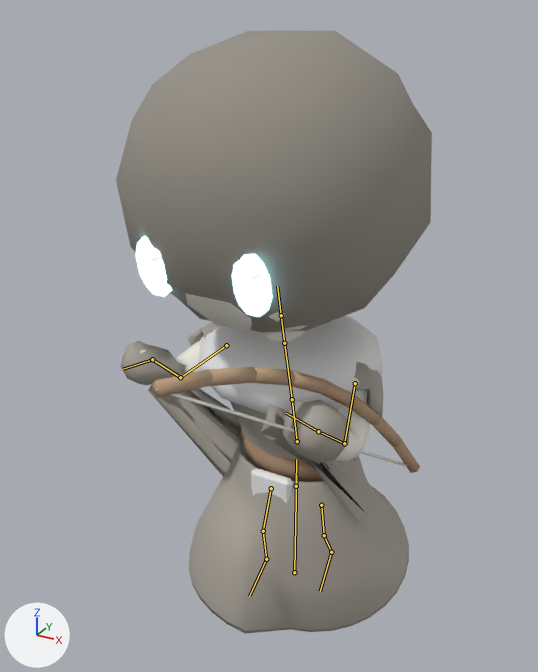
The glTF model assets/models/mob_skel_archer.glb, before and after one commit.
Both versions are drawn from a 50 mm lens placed at (0.857, -1.734, 1.694), pointed at (-0.017, -0.146, 0.9). The lights are fixed; the arrows at lower left show +X, +Y and +Z. The older version comes first. Both versions are drawn at frame 11 of the action 'block'; the numbers are the values there. The bones that bend it are drawn over the model as lines.

Objects in the first picture: 'arm_cloth_body_belt', 'arm_cloth_body_mantle', 'arm_cloth_body_sash', 'arm_cloth_body_skirt', 'arm_cloth_body_torso', 'arm_cloth_gloves_gloves', 'mob_skel_archer_body', 'mob_skel_archer_head', 'mob_skel_archer_head_eye', 'mob_skel_archer_head_eye_001', 'mob_skel_archer_head_hl', 'mob_skel_archer_head_hl_001', 'mob_skel_archer_hood', 'wpn_main_bow'.
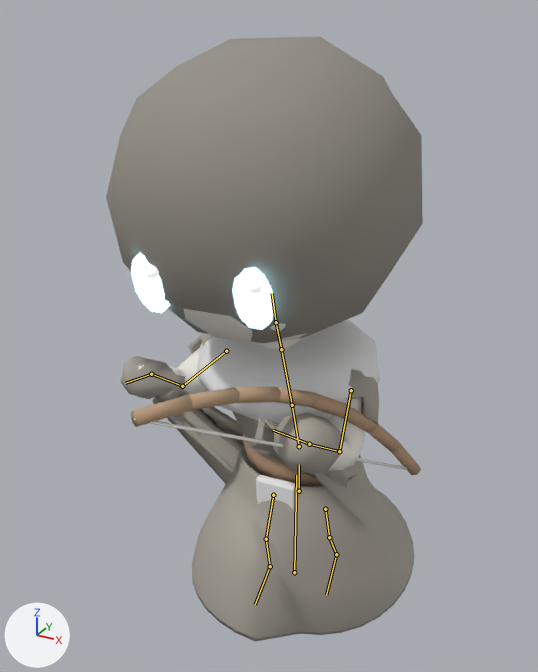
What the commit changed:
Bone 'hips' (bone_hips) moves from (0.0, -0.04, 0.0) to (0.013, -0.052, 0.005).
Bone 'hips' (bone_hips) turns from (0, 0, 0) to (0, 3, 1) degrees about its own x, y and z.
Bone 'spine' (bone_spine) turns from (11, -6, 0) to (12, -10, 0) degrees about its own x, y and z.
Bone 'chest' (bone_chest) turns from (1, 0, 0) to (2, -2, 0) degrees about its own x, y and z.
Bone 'neck' (bone_neck) turns from (0, 0, 0) to (0, 2, 0) degrees about its own x, y and z.
Bone 'head' (bone_head) turns from (-2, 4, 0) to (-3, 8, -1) degrees about its own x, y and z.
Bone 'forearm.L' (bone_forearm_l) turns from (-78, 0, 0) to (-76, 0, 0) degrees about its own x, y and z.
Bone 'upper_arm.R' (bone_upper_arm_r) turns from (-72, 34, 0) to (-71, 31, 0) degrees about its own x, y and z.
Bone 'forearm.R' (bone_forearm_r) turns from (-64, 0, 0) to (-62, 0, 0) degrees about its own x, y and z.
Bone 'thigh.L' (bone_thigh_l) turns from (14, 0, 0) to (17, 0, 0) degrees about its own x, y and z.
Bone 'shin.L' (bone_shin_l) turns from (14, 0, 0) to (10, 0, 0) degrees about its own x, y and z.
Bone 'thigh.R' (bone_thigh_r) turns from (-20, 0, 0) to (-25, 0, 0) degrees about its own x, y and z.
Bone 'shin.R' (bone_shin_r) turns from (28, 0, 0) to (34, 0, 0) degrees about its own x, y and z.
Bone 'foot.R' (bone_foot_r) turns from (0, 0, 0) to (-3, 0, 0) degrees about its own x, y and z.

Where the change shows, as pixel boxes (x1, y1, x2, y2) in the pictures (538 x 672 px):
'mob_skel_archer_hood', posed: before (116, 30, 432, 332); after (106, 36, 423, 343)
'arm_cloth_body_skirt', posed: before (148, 383, 409, 634); after (152, 390, 414, 641)
'arm_cloth_body_mantle', posed: before (199, 315, 383, 414); after (197, 320, 380, 423)
'wpn_main_bow', posed (9% wider, 18% shorter): before (153, 366, 420, 473); after (131, 387, 421, 475)
'arm_cloth_gloves_gloves', posed: before (120, 341, 349, 464); after (121, 356, 340, 475)
'arm_cloth_body_torso', posed (mostly hidden): before (188, 322, 383, 468); after (188, 333, 379, 474)
'mob_skel_archer_body', posed (mostly hidden): before (140, 331, 370, 461); after (138, 338, 365, 470)
'mob_skel_archer_head', posed: before (170, 292, 308, 335); after (167, 308, 307, 344)
'mob_skel_archer_head_eye_001', posed: before (232, 254, 273, 317); after (232, 267, 275, 330)
'mob_skel_archer_head_eye', posed: before (135, 236, 172, 297); after (131, 253, 170, 313)
'arm_cloth_body_belt', posed: before (240, 426, 323, 482); after (242, 432, 322, 487)
'arm_cloth_body_sash', posed: before (251, 468, 293, 503); after (256, 475, 299, 509)
bone 'hips', root to tip: before (296, 486) to (296, 459); after (299, 491) to (299, 464)
bone 'spine', root to tip: before (297, 441) to (292, 399); after (299, 446) to (292, 405)
bone 'chest', root to tip: before (292, 399) to (284, 343); after (292, 405) to (281, 349)
bone 'neck', root to tip: before (284, 343) to (281, 315); after (281, 349) to (276, 322)
bone 'head', root to tip: before (281, 315) to (277, 286); after (276, 322) to (272, 293)
bone 'forearm.L', root to tip: before (344, 443) to (318, 431); after (339, 451) to (309, 444)
bone 'upper_arm.R', root to tip: before (226, 345) to (180, 377); after (226, 351) to (182, 386)
bone 'forearm.R', root to tip: before (180, 377) to (152, 359); after (182, 386) to (151, 374)
bone 'thigh.L', root to tip: before (321, 505) to (324, 535); after (325, 509) to (329, 537)
bone 'shin.L', root to tip: before (324, 535) to (331, 552); after (329, 537) to (336, 554)
bone 'thigh.R', root to tip: before (271, 488) to (263, 531); after (273, 495) to (266, 539)
bone 'shin.R', root to tip: before (263, 531) to (266, 559); after (266, 539) to (270, 566)
bone 'foot.R', root to tip: before (266, 559) to (249, 596); after (270, 566) to (255, 604)
